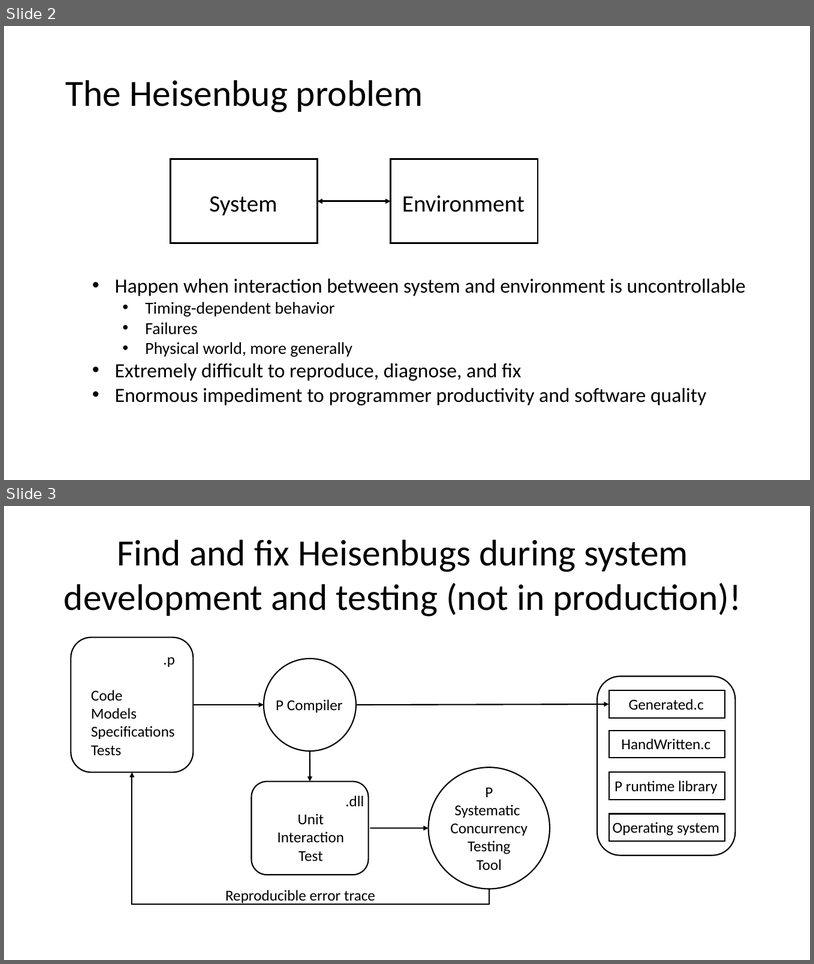
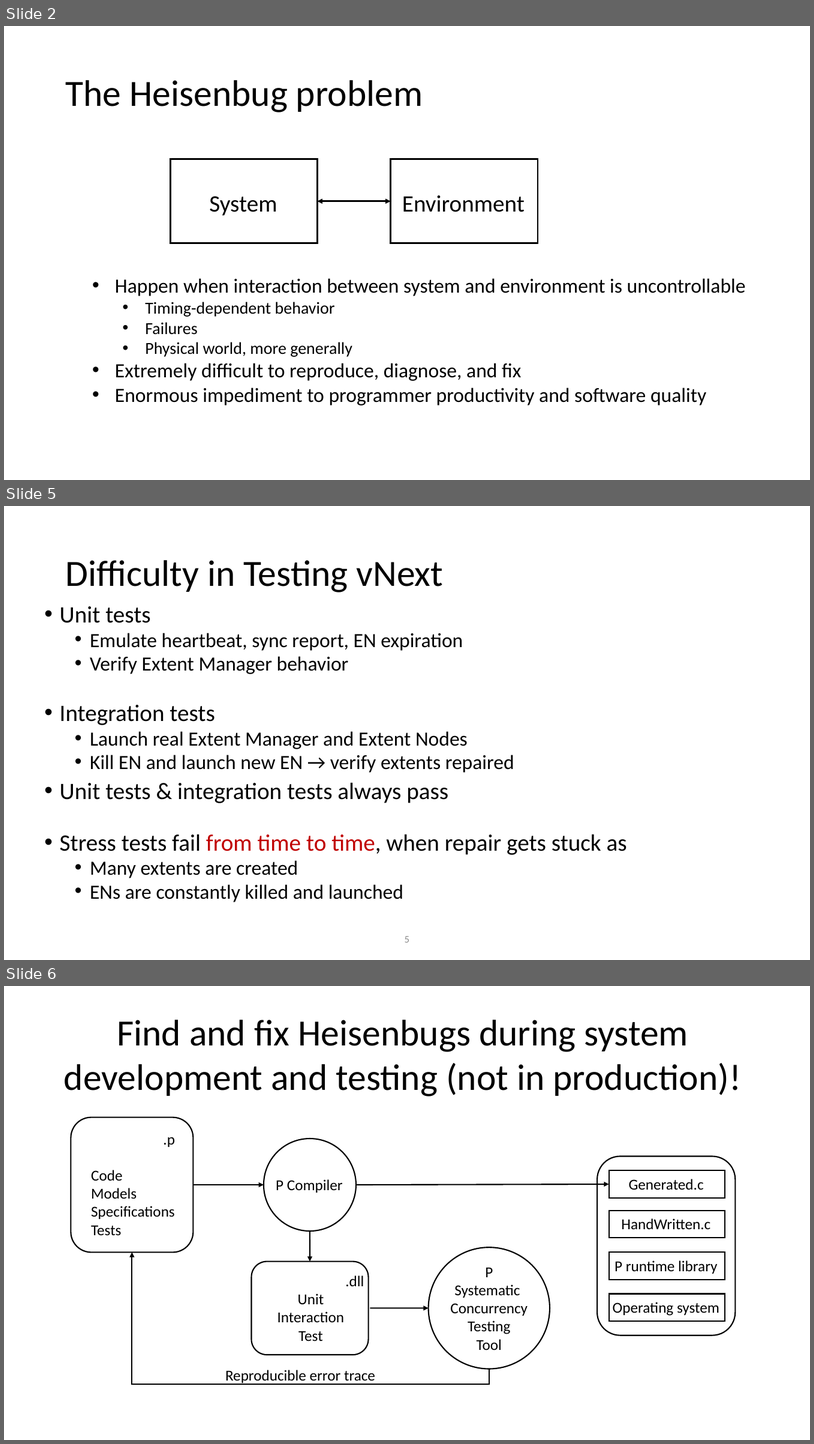
Before and after one commit to p-org/P, a slide deck: Tutorial/P-tutorial.pptx. Shown one above the other, each under a label of ours: slides 2 and 3 before the commit, slides 2, 5 and 6 after it; the slides between them are not shown. The pictures are 814x964 and 814x1444 pixels, drawn with LibreOffice and Linux fonts; fonts in the diff are those of the drawing. Boxes give left, top, right and bottom in pixels: in the first picture for what was removed or moved away, otherwise in the second. Text is boxed around its words. In the diff, an @@ line names an element or a change of style, - is before the commit and + after.

```diff
--- a/Tutorial/P-tutorial.pptx
+++ b/Tutorial/P-tutorial.pptx
@@ slide 5 added at bbox=[4, 506, 810, 960], background #FFFFFF @@
@@ title added at bbox=[65, 560, 444, 592], 44 pt, text #000000 @@
+Difficulty in Testing vNext
@@ text added at bbox=[60, 606, 627, 902], 24 pt, text #000000 @@
+• Unit tests
+  • Emulate heartbeat, sync report, EN expiration
+  • Verify Extent Manager behavior
+• Integration tests
+  • Launch real Extent Manager and Extent Nodes
+  • Kill EN and launch new EN → verify extents repaired
+• Unit tests & integration tests always pass
+• Stress tests fail from time to time, when repair gets stuck as
+  • Many extents are created
+  • ENs are constantly killed and launched
@@ page number added at bbox=[405, 936, 410, 942], 12 pt, text #8C8C8C @@
+5
@@ what was slide 3 is now slide 6 @@
```
Also in this commit, not shown: 2 other slides added, 4 other files.
